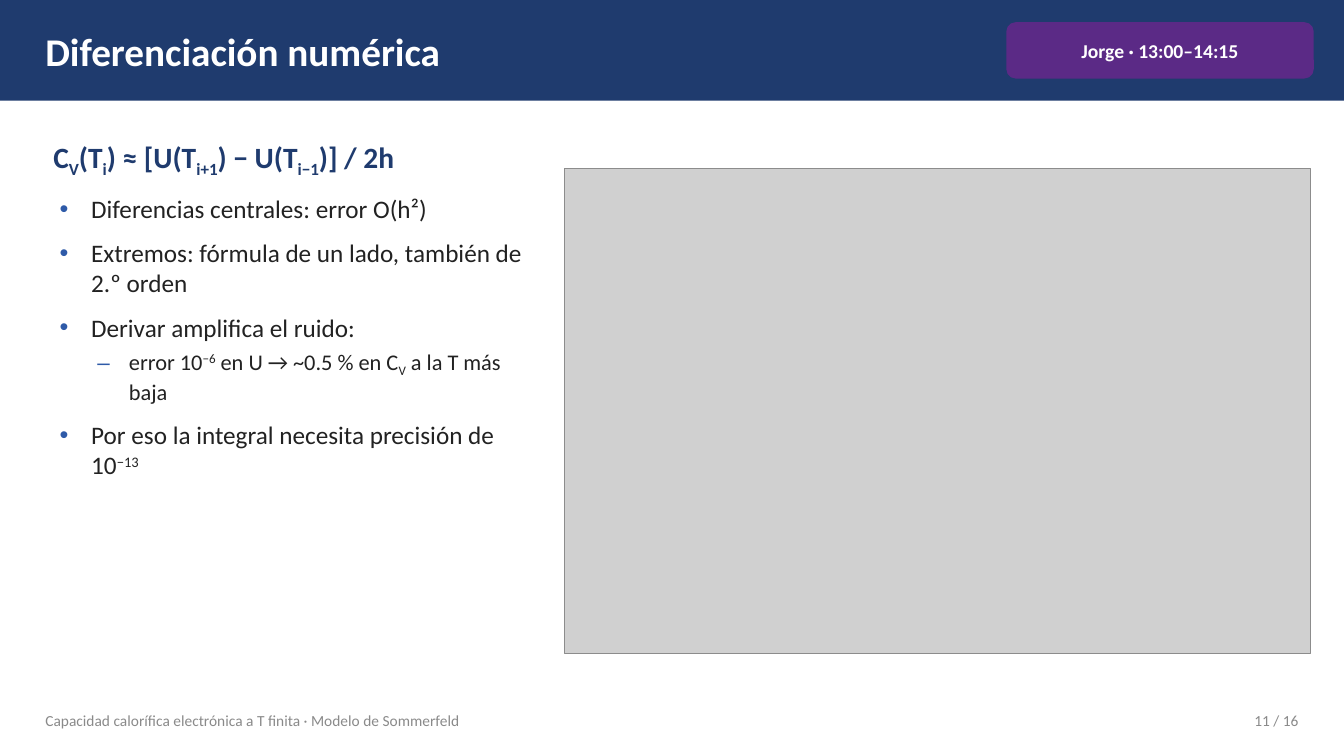
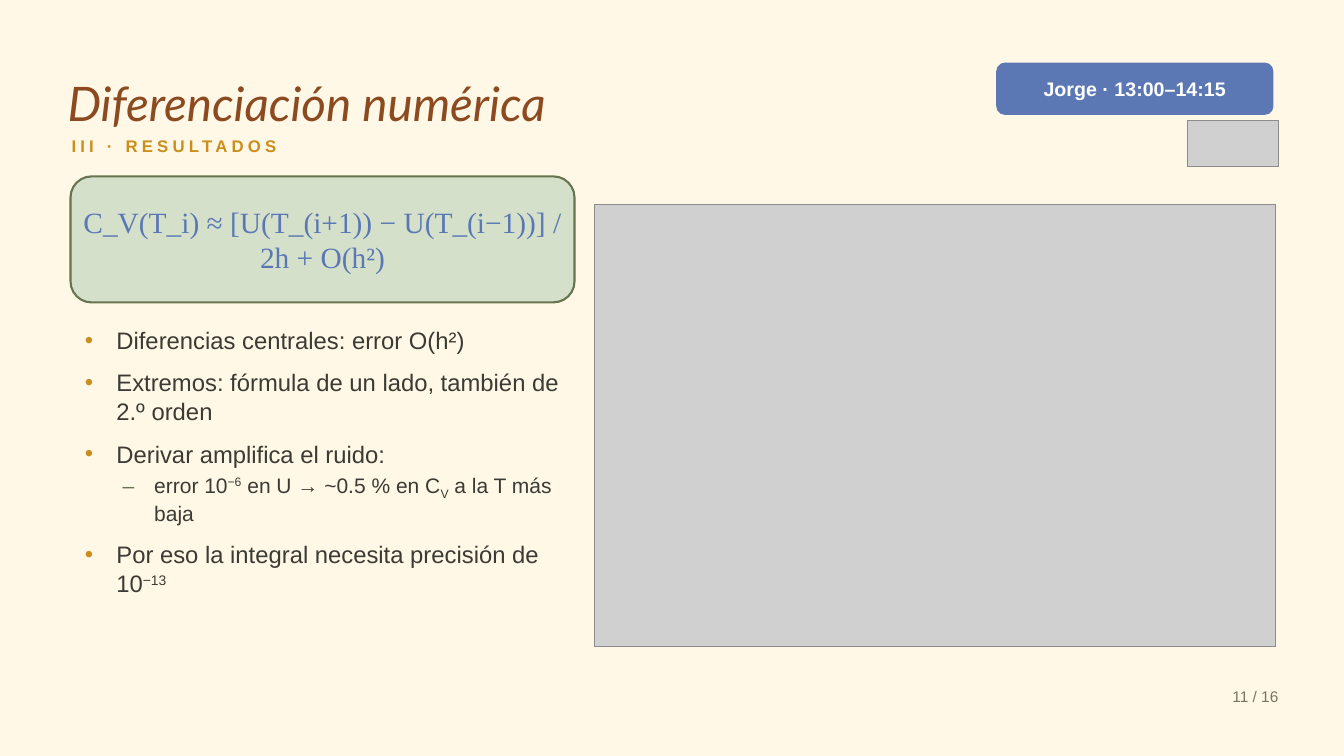
Before and after one commit to SolecitoPunk/capacidad_calorifica, a slide deck: slide 11 of presentacion/presentacion_sommerfeld.pptx. Drawn at 1344x756 pixels with LibreOffice and Linux fonts; fonts in the diff are those of the drawing; grey boxes stand for pictures; background and template pictures are left out. Boxes give left, top, right and bottom in pixels: in the first picture for what was removed or moved away, otherwise in the second. Text is boxed around its words. In the diff, an @@ line names an element or a change of style, - is before the commit and + after.

```diff
--- a/presentacion/presentacion_sommerfeld.pptx
+++ b/presentacion/presentacion_sommerfeld.pptx
@@ background #FFFFFF to picture (left out) @@
@@ rectangle removed at [0, 0, 1344, 101] @@
@@ text "Diferenciación numérica": place and size @@
-text "Diferenciación numérica" at [45, 38, 440, 67]
+text "Diferenciación numérica" at [68, 86, 545, 127]
@@ text "Diferenciación numérica" at [68, 86, 545, 127]: size 28 to 34 pt, font Calibri to Lato, text colour #FFFFFF to #8B4A20, bold off, italic on; vertical alignment middle to bottom @@
@@ rounded rectangle "Jorge · 13:00–14:15": place and size @@
-rounded rectangle "Jorge · 13:00–14:15" at [1006, 22, 1314, 79]
+rounded rectangle "Jorge · 13:00–14:15" at [996, 63, 1273, 115]
@@ rounded rectangle "Jorge · 13:00–14:15" at [996, 63, 1273, 115]: font Calibri to Arial; fill #5B2A86 to #5B78B5 @@
@@ text added at [67, 131, 974, 166], 12 pt, text #C98E1C, bold @@
+III · RESULTADOS
@@ text at [144, 146, 394, 175]: paragraph removed @@
-CV(Ti) ≈ [U(Ti+1) − U(Ti−1)] / 2h
@@ picture added at [1188, 121, 1278, 166] @@
@@ rounded rectangle added at [71, 176, 575, 302], fill #D5E0CB, outline #66744F 1.5 pt @@
@@ picture: place and size @@
-picture at [565, 168, 1311, 653]
+picture at [595, 205, 1275, 647]
@@ text added at [83, 212, 546, 274], 21 pt, text #5B78B5 @@
+C_V(T_i) ≈ [U(T_(i+1)) − U(T_(i−1))] / 2h + O(h²)
@@ text "Diferencias centrales: error O(h²)": place and size @@
-text "Diferencias centrales: error O(h²)" at [91, 146, 522, 474]
+text "Diferencias centrales: error O(h²)" at [116, 331, 558, 592]
@@ text "Diferencias centrales: error O(h²)" at [116, 331, 558, 592]: size 18 to 17 pt in "Diferencias centrales: error O(h²)", "Extremos: fórmula de un lado, también de ...", "Derivar amplifica el ruido:", "Por eso la integral necesita precisión de ..."; font Calibri to Arial, text colour #222222 to #3B3A33; size 16 to 15 pt in "error 10−6 en U → ~0.5 % ..."; bullet colour #2E5AA8 to #C98E1C; less space between paragraphs; bullet colour #2E5AA8 to #66744F @@
@@ text "11 / 16": place and size @@
-text "11 / 16" at [1254, 715, 1299, 726]
+text "11 / 16" at [1232, 691, 1278, 702]
@@ text "11 / 16" at [1232, 691, 1278, 702]: font Calibri to Arial, text colour #8A8A8A to #7A7462 @@
@@ text removed at [45, 715, 460, 729] @@
-Capacidad calorífica electrónica a T finita · Modelo de Sommerfeld
```
Also in this commit, not shown: 15 other slides changed, 19 other files.
